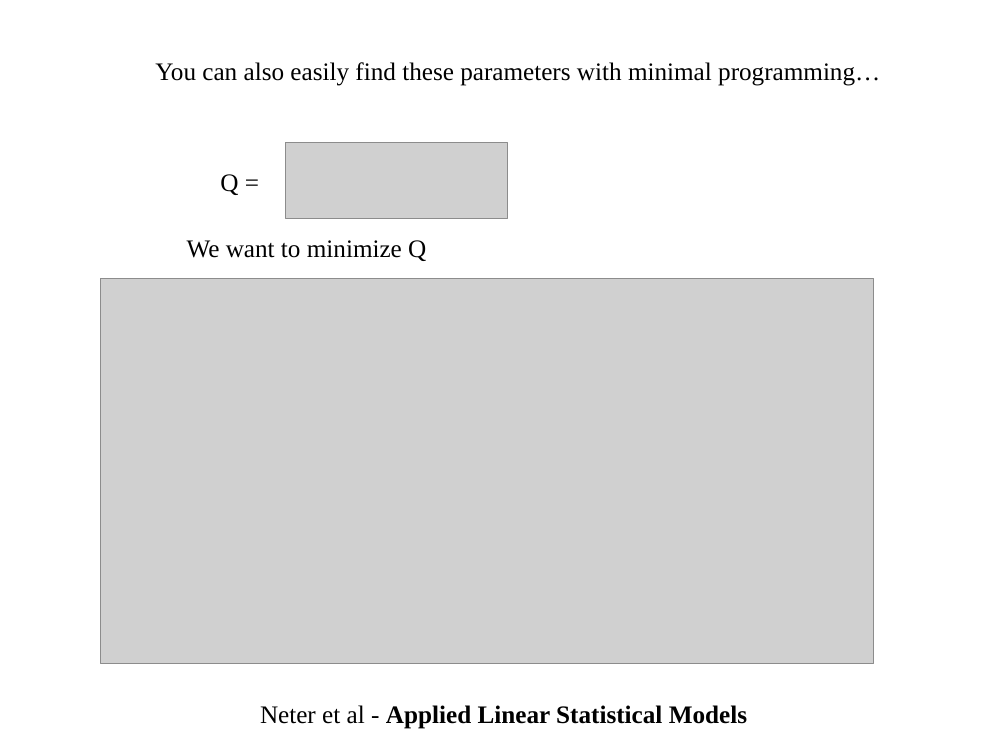
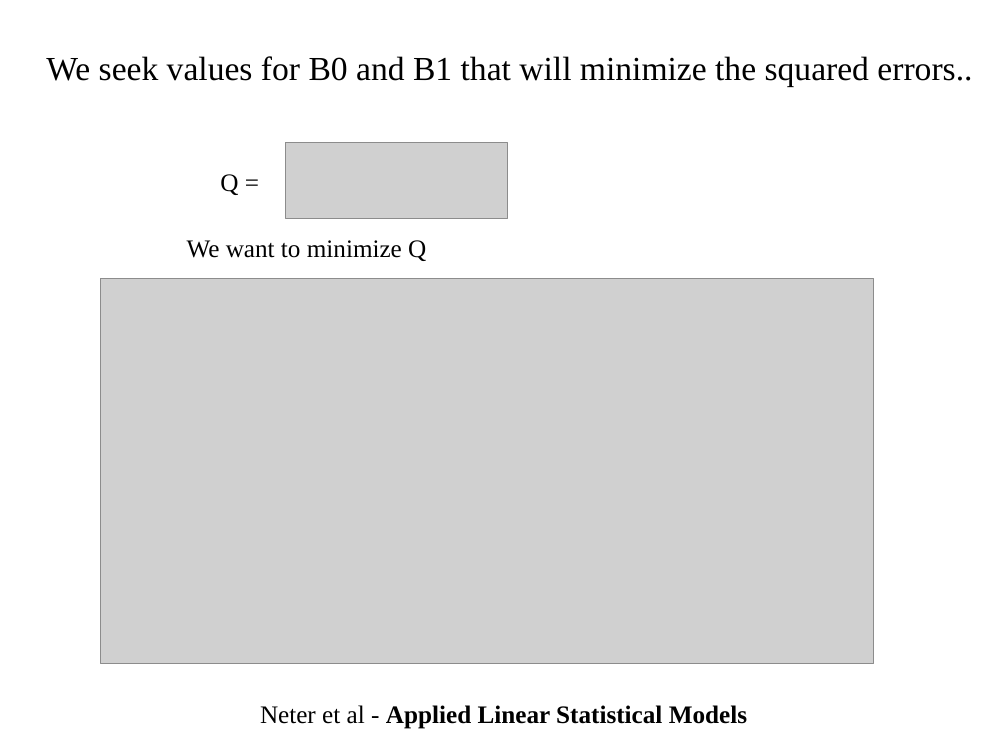
Before and after one commit to afodor/afodor.github.io, a slide deck: slide 48 of classes/stats2016/Lecture14.ppt. Drawn at 1008x756 pixels with LibreOffice and Linux fonts; fonts in the diff are those of the drawing; grey boxes stand for pictures. Boxes give left, top, right and bottom in pixels: in the first picture for what was removed or moved away, otherwise in the second. Text is boxed around its words. In the diff, an @@ line names an element or a change of style, - is before the commit and + after.

```diff
--- a/classes/stats2016/Lecture14.ppt
+++ b/classes/stats2016/Lecture14.ppt
@@ text added at (46, 56, 972, 87), 24 pt, text #000000 @@
+We seek values for B0 and B1 that will minimize the squared errors..
@@ text removed at (155, 62, 880, 86) @@
-You can also easily find these parameters with minimal programming…
```
Also in this commit, not shown: 3 other slides changed, 1 other file.
